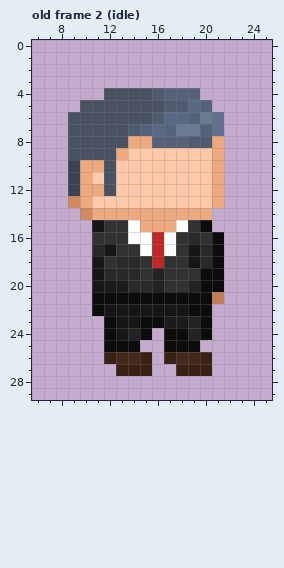
File history of a pixel-art file, sprites/characters/guy3.aseprite. The picture above was drawn from the file before the commit.
43x32 pixels, 8 frames. Colours within 5 levels of each other are drawn and written as one. Shown: old frame 2 (idle): x 6..25, y 0..29. The commit also changed other frames, which this record leaves out.
After the commit:
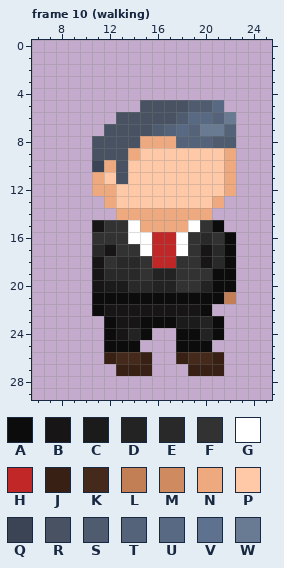
Palette (. is transparent): A #0d0c0c  B #171516  C #1c1b1b  D #232323  E #292929  F #323232  G #ffffff  H #c22727  J #382114  K #452a1b  L #c27e55  M #cf8a60  N #eea97f  P #ffc8a6  Q #3a4455  R #485262  S #4f5c70  T #54637a  U #586983  V #5e718e  W #687b93
A new or re-ordered frame is compared with the old frame closest to it.
From old to new:
frames 8 -> 12
layer "pants/shadow #2" removed
--- frame 10 (walking) is new; against old frame 2 (idle)
@@ x 6..25 @@
  3 ....................
- 4 ......RRRRSTTT......
- 5 ....RRRRRRRSSUT.....
- 6 ...RRRRRRRSUUTWV....
- 7 ...RRRRRSTUTWWTV....
- 8 ...RRRRRNNTTTSSN....
- 9 ...RRRRNPPPPPPPN....
-10 ...QNNRPPPPPPPPN....
-11 ...QNPRPPPPPPPPN....
-12 ...QNNRPPPPPPPPN....
-13 ...MNPPPPPPPPPPN....
-14 ....MNNNNNNNNNN.....
-15 .....BFFGNNNGFA.....
-16 .....FFFGGHGFEFA....
-17 .....EBFFGHGFBEA....
-18 .....BFEEFHFFBEA....
-19 .....BEEEFDFFFAA....
-20 .....BCCEEDFFDAA....
-21 .....AAAAAAAAAAL....
-22 .....ABBBBBBBAA.....
-23 ......ABBAACCDA.....
-24 ......ABDA.AADA.....
-25 ......AAA..AAA......
-26 ......JKKJ.JKKJ.....
-27 .......JJJ..JJJ.....
+ 4 ....................
+ 5 .........RRRRSSU....
+ 6 .......RRRRRSUUTW...
+ 7 ......RRRRSTUTWWT...
+ 8 .....RRRRNNNTTTSS...
+ 9 .....RRRNPPPPPPPN...
+10 .....QNRPPPPPPPPN...
+11 .....NPRPPPPPPPPN...
+12 .....NNPPPPPPPPPN...
+13 ......NPPPPPPPPN....
+14 .......NNNNNNNN.....
+15 .....BFFGNNNNGFA....
+16 .....FFFGGHHGFEFA...
+17 .....EBFFGHHGFBEA...
+18 .....BFEEFHHFFBEA...
+19 .....BEEEFDDFFFAA...
+20 .....BCCEEDDFFDAA...
+21 .....AAAAAAAAAAAL...
+22 .....ABBBBBBBBA.....
+23 ......ABBAAACCDA....
+24 ......ABDA..AADA....
+25 ......AAA...AAA.....
+26 ......JKKJ..JKKJ....
+27 .......JJJ...JJJ....
 28 ....................
Pixel boxes of the changes (left, top, right, bottom) in both pictures:
changed: (68, 88, 236, 376)
